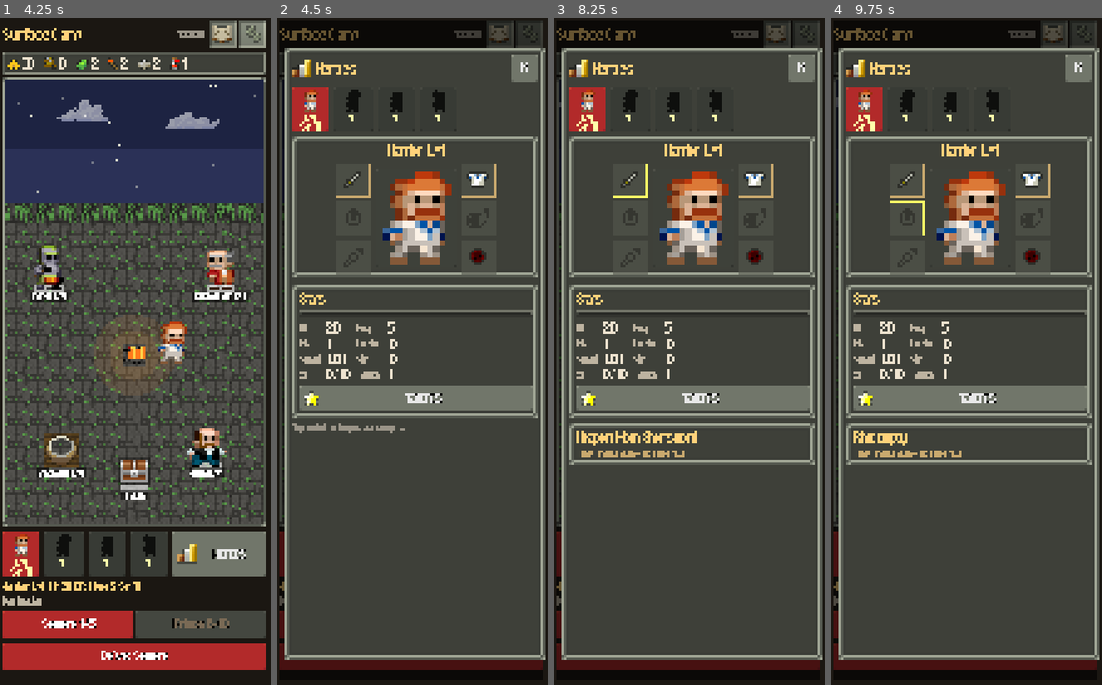
Above: before the commit, frames 1-4 (left to right).
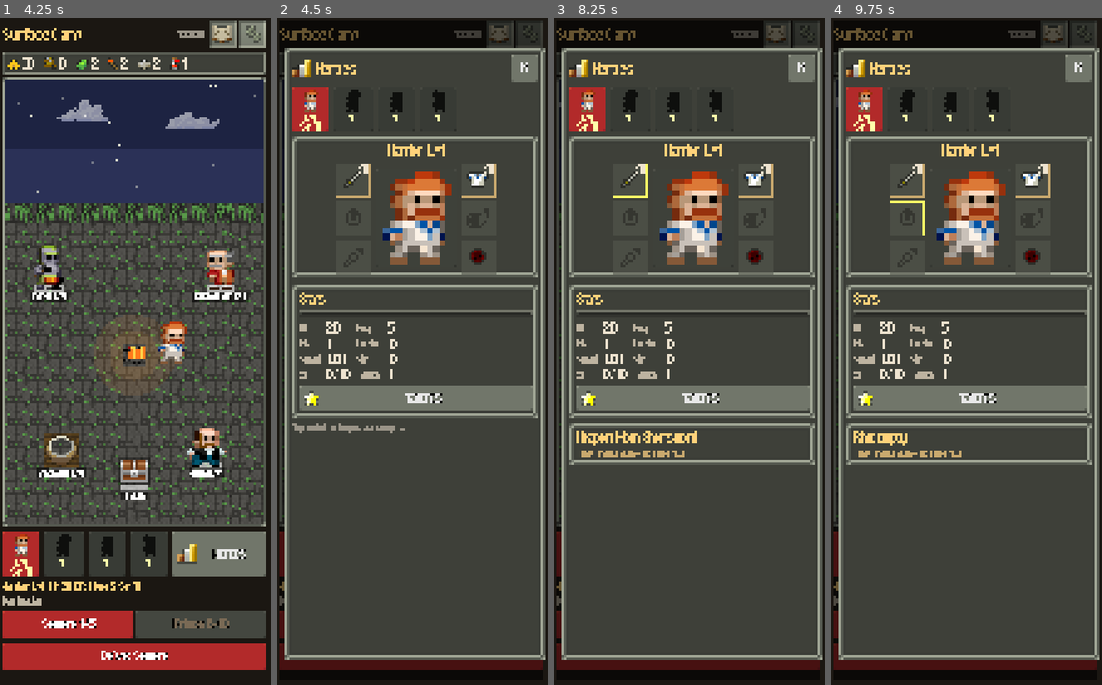
Above: after the commit, the same moments.

Repository: DaltonGoesFast/Idle-Pixel-Dungeon
Game: Godot game, scene res://scenes/main.tscn
The game is run twice, just before and just after one commit, with the same random seed, the same clock (stepped at 60 frames per second) and the same inputs.
Inputs (mouse positions are in pixels of both pictures, inside the frame that each line leads up to):
- Up to frame 1 (4.25 s): click "Next" at 0.5 s; click "Next" at 1.25 s; click "Skip tips" at 2 s; click (222, 38) at 2.77 s; click (254, 38) at 3.52 s
- Up to frame 2 (4.5 s): click "Lv1 Str 10" at 4.25 s
- Up to frame 3 (8.25 s): click "Heroes" at 5 s; click "Sewers 1-5" at 5.75 s; click "Delve: Sewers" at 6.5 s; click "Lv1 Str 10" at 7.25 s; click (629, 178) at 8.02 s
- Up to frame 4 (9.75 s): click (906, 178) at 8.75 s, where only the run after the commit has a clickable ":10"; click (906, 218) at 9.52 s

Frame 1 is identical in both runs. In frame 2, less than 0.1% of the frame differs, in the area x 30-81%, y 21-24%; in frame 3, less than 0.1%; in frame 4, less than 0.1%.

Commit message:
Show SPD strength requirements (:N) in the top-right of weapon and armor slots, coloured red when above the hero's strength.
Co-authored-by: Cursor <cursoragent@cursor.com>

Diff:
--- a/scripts/ui/camp_screen.gd
+++ b/scripts/ui/camp_screen.gd
@@ -428,6 +428,7 @@
 	if tl != "":
 		var l2 := UIKit.label(tl, 0.75, Color("66ffff")); l2.position = Vector2(UIKit.font_size * 0.15, 0); l2.autowrap_mode = TextServer.AUTOWRAP_OFF
 		l2.mouse_filter = MOUSE_FILTER_IGNORE; b.add_child(l2)
+	UIKit.add_str_label(b, id, int(GameState.heroes.get(chosen_hero, {}).get("str", 10)), gear)
 	if gear.is_empty():
 		b.pressed.connect(func(): Sfx.play("click"); cb.call())
 		return b
--- a/scripts/ui/paperdoll.gd
+++ b/scripts/ui/paperdoll.gd
@@ -78,6 +78,8 @@
 	if not it.is_empty() and not it.has("pseudo") and it.known and int(it.lvl) > 0:
 		var l := UIKit.label("+%d" % it.lvl, 0.75, Color("66ffff")); l.autowrap_mode = TextServer.AUTOWRAP_OFF
 		l.position = Vector2(UIKit.font_size * 0.15, 0); l.mouse_filter = Control.MOUSE_FILTER_IGNORE; b.add_child(l)
+	if not it.is_empty() and not it.has("pseudo"):
+		UIKit.add_str_label(b, it.id, int(GameState.heroes[c].str), it)
 	b.tooltip_text = s.capitalize() + ": " + (("empty" if it.is_empty() else (it.name if it.has("pseudo") else GameState.gear_name(it))))
 	b.pressed.connect(func(): Sfx.play("click"); sel_slot = "" if sel_slot == s else s; refresh.call())
 	return b
--- a/scripts/ui/ui_kit.gd
+++ b/scripts/ui/ui_kit.gd
@@ -184,6 +184,35 @@
 static func gear_badge(g: Dictionary) -> String:
 	if g.is_empty() or g.get("pseudo", false) or not g.get("known", true): return ""
 	return String(DB.item(String(g.get("id", ""))).get("badge", ""))
+
+## SPD ItemSlot strength requirement text: ":10" when known, "10?" when unidentified, "" for items without a Str requirement.
+static func str_text(id: String, gear := {}) -> String:
+	if gear.get("pseudo", false): return ""
+	var item_id := String(gear.get("id", id))
+	if not DB.items.has(item_id) or not DB.item(item_id).has("str"): return ""
+	var req := int(DB.item(item_id).str)
+	return (":%d" if gear.get("known", true) else "%d?") % req
+
+## SPD ItemSlot strength requirement colour: red (DEGRADED) above hero's Str, orange (WARNING) when unidentified, white otherwise.
+static func str_color(id: String, hero_str: int, gear := {}) -> Color:
+	if not gear.get("known", true): return Color("ff8800")
+	var item_id := String(gear.get("id", id))
+	return Color("ff4444") if int(DB.item(item_id).get("str", 0)) > hero_str else Color.WHITE
+
+## Add the top-right SPD strength requirement label to an item slot button (weapons and armor only).
+static func add_str_label(slot: Control, id: String, hero_str: int, gear := {}) -> Label:
+	var txt := str_text(id, gear)
+	if txt == "": return null
+	var l := label(txt, 0.75, str_color(id, hero_str, gear))
+	l.name = "StrReq"
+	l.set_anchors_and_offsets_preset(Control.PRESET_TOP_RIGHT)
+	l.grow_horizontal = Control.GROW_DIRECTION_BEGIN
+	l.horizontal_alignment = HORIZONTAL_ALIGNMENT_RIGHT
+	l.autowrap_mode = TextServer.AUTOWRAP_OFF
+	l.offset_right = -font_size * 0.15
+	l.mouse_filter = Control.MOUSE_FILTER_IGNORE
+	slot.add_child(l)
+	return l
 
 ## SPD item icon at an integer scale of the 16-px cell (`px` rounds down to a multiple of 16), centred on its
 ## visible pixels (DECISIONS #89). `badge` is an ItemSpriteSheet.Icons name drawn in the top-right; an empty
--- a/tests/run_tests.gd
+++ b/tests/run_tests.gd
@@ -1231,6 +1231,25 @@
 	check(ring_suppressed.badge == null, "explicit NONE suppresses the glyph on an unidentified copy")
 	gs.gear_by_uid(r_uid).erase("known")
 	check(UIKit.gear_badge(gs.gear_by_uid(r_uid)) == "RING_MIGHT", "legacy gear entries without a known key still resolve their ring glyph")
+	# SPD ItemSlot strength requirement on weapons and armor (":10", red when above hero Str)
+	check(UIKit.str_text("worn_shortsword") == ":10" and UIKit.str_text("greatsword") == ":18", "weapons and armor format SPD strength requirement (:N)")
+	check(UIKit.str_text("shortsword", {"id": "shortsword", "known": false}) == "12?" and UIKit.str_color("shortsword", 14, {"id": "shortsword", "known": false}) == Color("ff8800"), "unidentified weapon/armor shows N? in orange")
+	check(UIKit.str_text("ring_might") == "" and UIKit.str_text("gold") == "", "rings and materials have no strength requirement text")
+	check(UIKit.str_color("shortsword", 10) == Color("ff4444") and UIKit.str_color("shortsword", 12) == Color.WHITE, "strength requirement is red above hero Str and white once met")
+	var cs = load("res://scripts/ui/camp_screen.gd").new()
+	var sw_uid: int = gs.add_gear("shortsword", true, 2)
+	var sw_slot: Button = cs.item_slot("shortsword", "W", "+2", func(): pass, Color.WHITE, "", gs.gear_by_uid(sw_uid))
+	var sr: Label = sw_slot.get_node_or_null("StrReq")
+	check(sr != null and sr.text == ":12" and sr.get_theme_color("font_color") == Color("ff4444"), "stash weapon slot shows :12 in red for a 10-Str hero")
+	gs.heroes.warrior.str = 12
+	var sw_ok: Button = cs.item_slot("shortsword", "W", "+2", func(): pass, Color.WHITE, "", gs.gear_by_uid(sw_uid))
+	check(sw_ok.get_node("StrReq").text == ":12" and not sw_ok.get_node("StrReq").has_theme_color_override("font_color"), "stash weapon slot clears red once hero meets the Str requirement")
+	var rg_slot: Button = cs.item_slot("ring_might", "", "", func(): pass, Color.WHITE, "", gs.gear_by_uid(r_uid))
+	check(rg_slot.get_node_or_null("StrReq") == null, "ring slot does not add a Str label over its badge")
+	var pd_w: Button = Paperdoll._slot("warrior", "weapon", "camp", func(): pass)
+	var pd_c: Button = Paperdoll._slot("warrior", "class", "camp", func(): pass)
+	check(pd_w.get_node_or_null("StrReq") != null and pd_w.get_node("StrReq").text == ":10" and pd_c.get_node_or_null("StrReq") == null, "paperdoll weapon slot shows :10 and class item slot does not")
+	sw_slot.free(); sw_ok.free(); rg_slot.free(); pd_w.free(); pd_c.free(); cs.free()
 
 func _glyph_rgb(sheet: Image, name: String) -> Vector3:
 	var sub := sheet.get_region(Rect2i(UIKit.badge_rect(name)))
